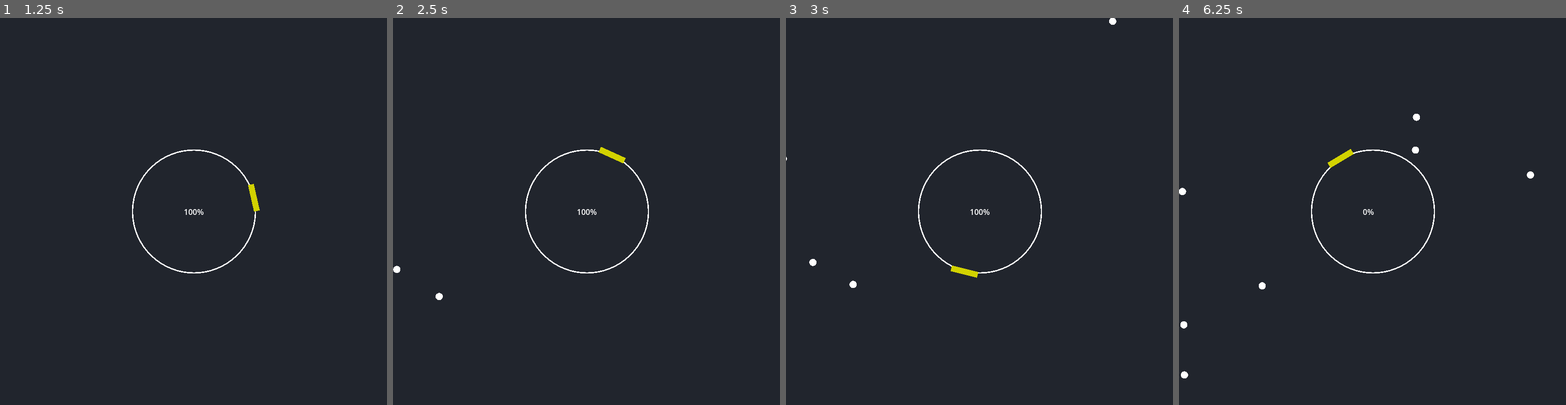
Above: before the commit, frames 1-4 (left to right).
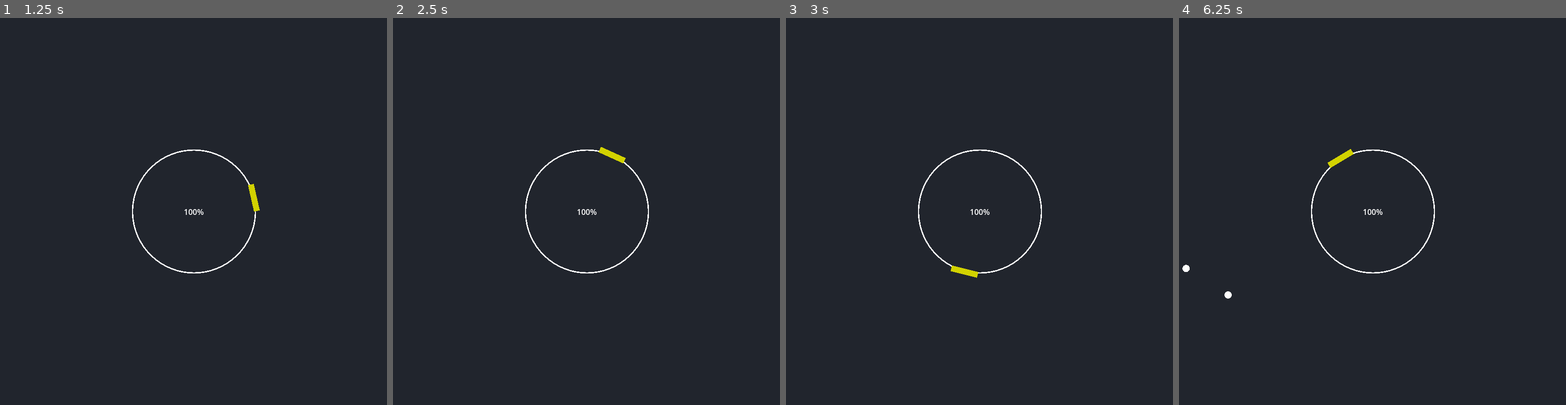
Above: after the commit, the same moments.

Repository: Swivet-Effect/SpinR
Game: Godot game, scene res://Prefabs/debug_track.tscn
Same seed, same stepped clock (60 frames per second), same inputs: the game is played once before the commit and once after it. The project has no main scene, so this scene is started directly.
Inputs (mouse positions are in pixels of both pictures, inside the frame that each line leads up to):
- Up to frame 1 (1.25 s): tap Enter at 0.5 s; move the mouse to (278, 192) at 0.52 s; hold Right (ui_right) from 0.53 s (still down)
- Up to frame 2 (2.5 s): tap Space at 1.25 s; move the mouse to (509, 230) at 1.27 s; release Right (ui_right) at 1.28 s; hold Down (ui_down) 1.28-2.03 s; tap Enter at 2 s; move the mouse to (625, 126) at 2.02 s; hold Right (ui_right) from 2.03 s (still down)
- Up to frame 3 (3 s): move the mouse to (960, 288) at 2.77 s; release Right (ui_right) at 2.78 s; hold Up (ui_up) from 2.78 s (still down)
- Up to frame 4 (6.25 s): move the mouse to (1488, 269) at 3.52 s; release Up (ui_up) at 3.53 s; hold Left (ui_left) 3.53-5.03 s; move the mouse to (1256, 153) at 4.27 s; move the mouse to (1391, 211) at 5.02 s; hold Down (ui_down) 5.03-5.78 s; move the mouse to (1314, 114) at 5.77 s; hold Right (ui_right) from 5.78 s (still down)

Frame 1 is identical in both runs. In frame 2, less than 0.1% of the frame differs, in the area x 0-13%, y 64-73%; in frame 3, less than 0.1%; in frame 4, 0.3%, in the area x 0-92%, y 24-94%.

Commit message:
Added miss indication

Diff:
--- a/Prefabs/Orb.tscn
+++ b/Prefabs/Orb.tscn
@@ -32,4 +32,13 @@
 explosiveness = 1.0
 process_material = ExtResource("2_bvjhw")
 
+[node name="CanvasModulate" type="CanvasModulate" parent="."]
+visible = false
+color = Color(0.580392, 0, 0, 1)
+
+[node name="Timer" type="Timer" parent="CanvasModulate"]
+wait_time = 0.1
+one_shot = true
+
 [connection signal="area_entered" from="Area2D" to="." method="_on_area_2d_area_entered"]
+[connection signal="timeout" from="CanvasModulate/Timer" to="." method="_on_timer_timeout"]
--- a/Prefabs/Ring.tscn
+++ b/Prefabs/Ring.tscn
@@ -12,7 +12,7 @@
 [sub_resource type="CircleShape2D" id="CircleShape2D_1f0n0"]
 radius = 119.708
 
-[node name="Ring" type="Camera2D"]
+[node name="Ring" type="Node2D"]
 
 [node name="Ring Outer" type="MeshInstance2D" parent="."]
 position = Vector2(1, 0)
--- a/Prefabs/debug_track.tscn
+++ b/Prefabs/debug_track.tscn
@@ -7,13 +7,15 @@
 
 [node name="Debug Track" type="Node2D"]
 
+[node name="Camera2D" type="Camera2D" parent="."]
+
 [node name="Ring" parent="." instance=ExtResource("1_sx3po")]
 
 [node name="KillShot" type="Marker2D" parent="."]
 script = ExtResource("2_5flaf")
 
 [node name="Firer" parent="KillShot" instance=ExtResource("3_5ixmr")]
-position = Vector2(0, -600)
+position = Vector2(0, -968)
 
 [node name="Label" type="Label" parent="."]
 offset_left = -20.0
--- /dev/null
+++ b/Prefabs/map_view.tscn
@@ -0,0 +1,25 @@
+[gd_scene format=3 uid="uid://d3q0w1lpwgjp0"]
+
+[node name="MapView" type="Control"]
+layout_mode = 3
+anchors_preset = 15
+anchor_right = 1.0
+anchor_bottom = 1.0
+grow_horizontal = 2
+grow_vertical = 2
+
+[node name="ColorRect" type="ColorRect" parent="."]
+layout_mode = 0
+offset_left = 360.0
+offset_top = -360.0
+offset_right = 640.0
+offset_bottom = 357.0
+color = Color(0.10748, 0.10748, 0.10748, 1)
+
+[node name="ColorRect2" type="ColorRect" parent="."]
+layout_mode = 0
+offset_left = -640.0
+offset_top = -360.0
+offset_right = -360.0
+offset_bottom = 357.0
+color = Color(0.10748, 0.10748, 0.10748, 1)
--- a/Scripts/destroyOrb.gd
+++ b/Scripts/destroyOrb.gd
@@ -16,15 +16,19 @@
 	if area.is_in_group("player"):
 		Speedcontrol.totalOrbs += 1
 		Speedcontrol.hitOrbs += 1
-
-	# Burst and delete
 		$MeshInstance2D.visible = false
 		$Area2D.set_deferred("monitoring", false)
 		$GPUParticles2D.emitting = true
 
 	if area.is_in_group("Missed"):
 		Speedcontrol.totalOrbs += 1
-		queue_free()
+		$MeshInstance2D.visible = false
+		$Area2D.set_deferred("monitoring", false)
+		$CanvasModulate.visible = true
+		$CanvasModulate/Timer.start()
 
 func _on_burst_finished():
 	queue_free()
+
+func _on_timer_timeout() -> void:
+	queue_free()
--- a/project.godot
+++ b/project.godot
@@ -10,7 +10,7 @@
 
 [application]
 
-config/name="Rythm Spin"
+config/name="SpinR"
 config/features=PackedStringArray("4.4", "Forward Plus")
 boot_splash/bg_color=Color(0.129412, 0.145098, 0.176471, 1)
 
@@ -22,6 +22,7 @@
 
 window/size/viewport_width=800
 window/size/viewport_height=800
+window/vsync/vsync_mode=0
 
 [global_group]
 
